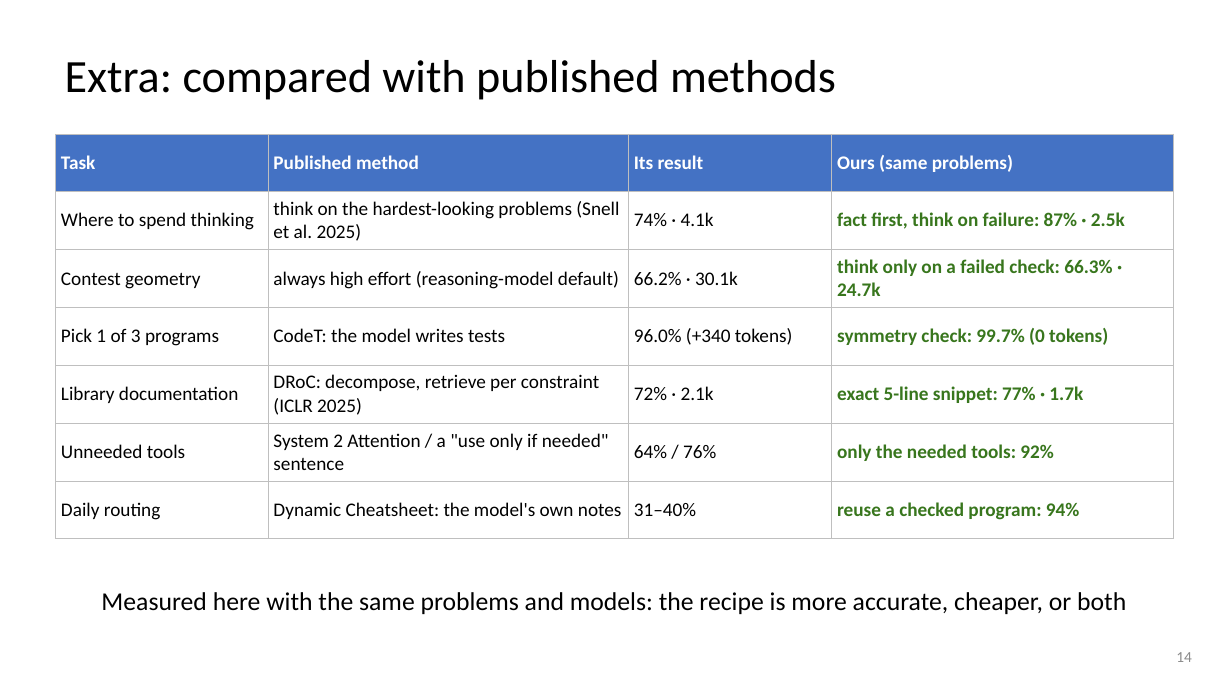
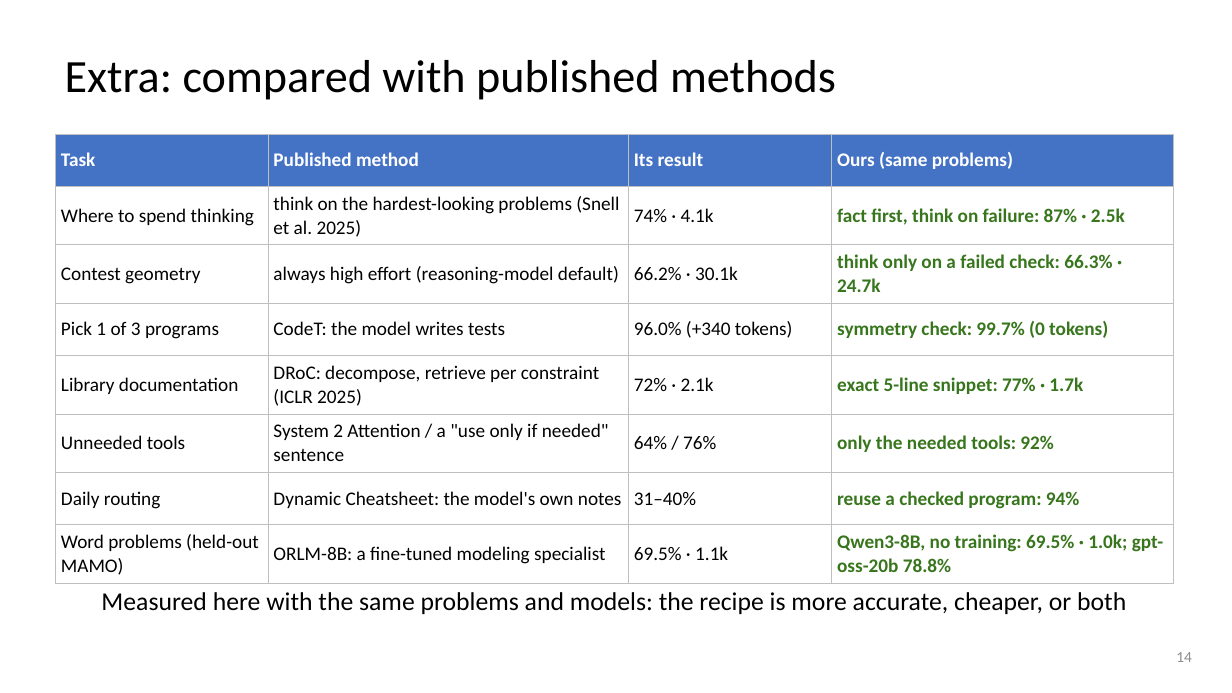
Before and after one commit to dlwns147/CSED490E_Project_Team5, a slide deck: slide 14 of PROPOSAL_slides.pptx. Drawn at 1232x693 pixels with LibreOffice and Linux fonts; fonts in the diff are those of the drawing. Boxes give left, top, right and bottom in pixels: in the first picture for what was removed or moved away, otherwise in the second. Text is boxed around its words. In the diff, an @@ line names an element or a change of style, - is before the commit and + after.

```diff
--- a/PROPOSAL_slides.pptx
+++ b/PROPOSAL_slides.pptx
@@ table at (55,134,1174,579) @@
+row 8: Word problems (held-out MAMO) | ORLM-8B: a fine-tuned modeling specialist | 69.5% · 1.1k | Qwen3-8B, no training: 69.5% · 1.0k; gpt-oss-20b 78.8%
```
Also in this commit, not shown: 1 other slide changed, 2 slides added, 8 other files.
